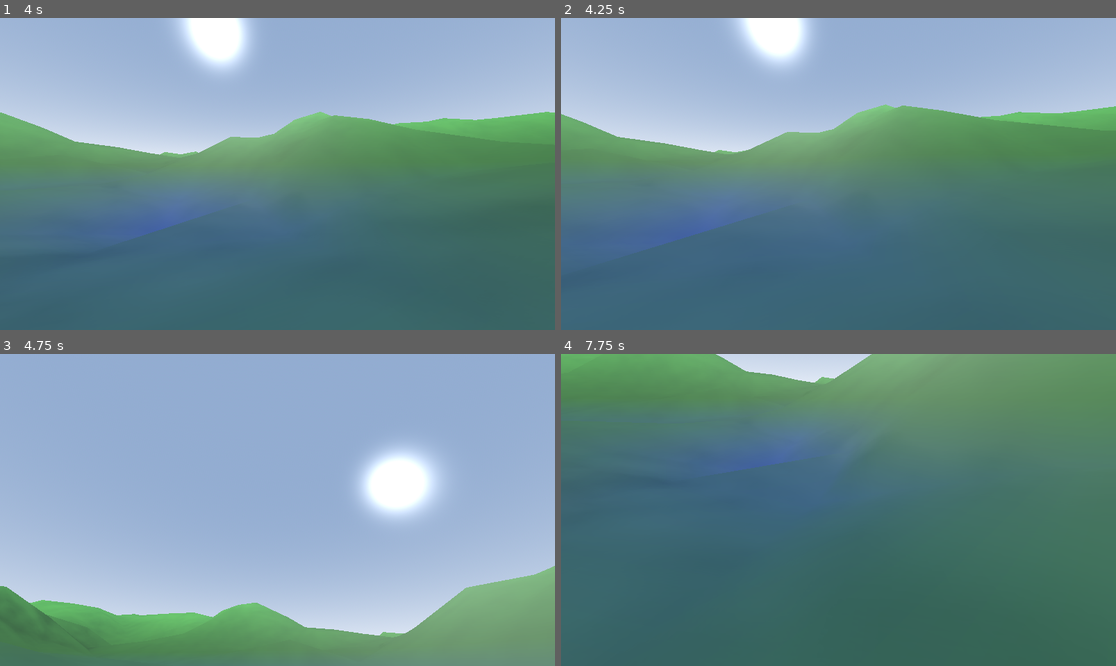
Above: before the commit, frames 1-4 (two rows, left to right).
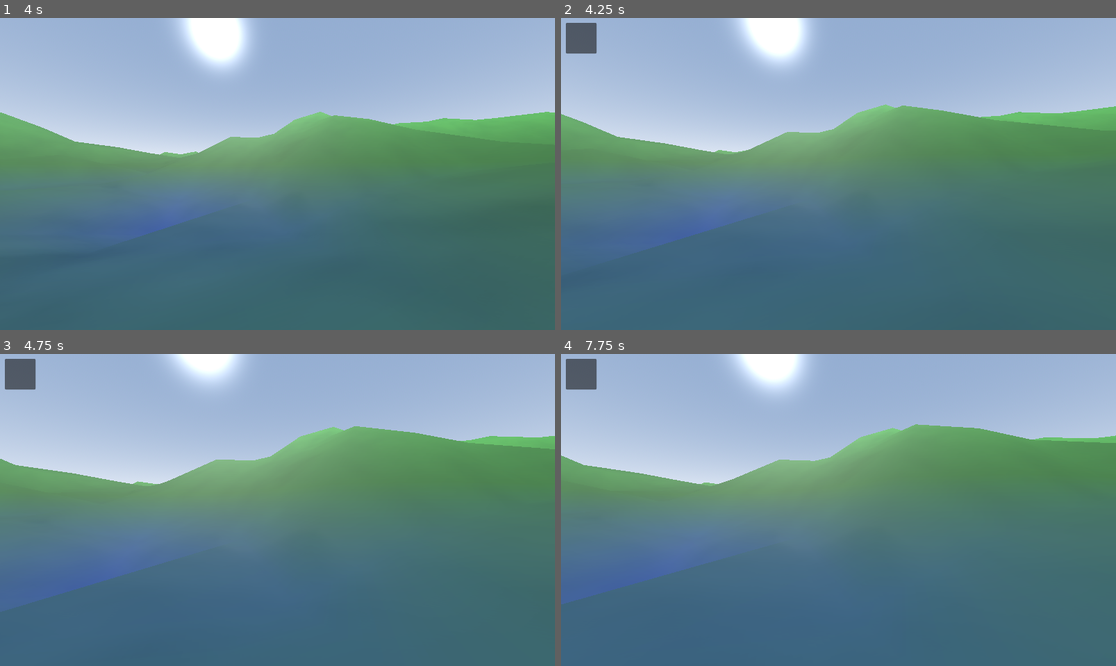
Above: after the commit, the same moments.

Repository: Zin-ful/muck2
Game: Godot game, scene res://main_world/world.tscn
The game is run twice, just before and just after one commit, with the same random seed, the same clock (stepped at 60 frames per second) and the same inputs.
Inputs (mouse positions are in pixels of both pictures, inside the frame that each line leads up to):
- Up to frame 1 (4 s): tap Enter at 0.5 s; move the mouse to (305, 174) at 0.52 s; hold Shift (sprint) 0.53-1.28 s; hold W (up) from 0.53 s (still down); click (305, 174) at 0.67 s; tap Space (jump) at 0.77, 1.52, 3.02, 3.77 s; move the mouse to (249, 174) at 1.27 s; tap Delete at 1.35, 2.85 s; click (249, 174) at 1.42 s; move the mouse to (288, 167) at 2.02 s; hold Shift (sprint) 2.03-2.78 s; click (288, 167) at 2.17 s; move the mouse to (271, 180) at 2.77 s; click (271, 180) at 2.92 s; move the mouse to (316, 177) at 3.52 s; hold Shift (sprint) from 3.53 s (still down); click (316, 177) at 3.67 s
- Up to frame 2 (4.25 s): keep holding W (up); keep holding Shift (sprint); tap Tab (menu) at 4.15 s
- Up to frame 3 (4.75 s): release W (up) at 4.25 s; release Shift (sprint) at 4.25 s; drag from (111, 463) to (194, 432) at 4.27 s
- Up to frame 4 (7.75 s): move the mouse to (866, 510) at 5.02 s; hold S (down) 5.03-5.75 s; hold Shift (sprint) 5.03-5.75 s; click (866, 510) at 5.17 s; drag from (755, 432) to (727, 525) at 5.77 s; move the mouse to (960, 494) at 6.52 s; hold W (up) 6.53-7.25 s; hold Shift (sprint) 6.53-7.25 s; click (960, 494) at 6.67 s; tap Space (jump) at 6.77 s; drag from (727, 525) to (810, 572) at 7.27 s

Frame 1 is identical in both runs. In frame 2, 0.6% of the frame differs, in the area x 0-7%, y 1-12%; in frame 3, 78%; in frame 4, 79%, in the area x 0-100%, y 0-100%.

Commit message:
added inventory

Diff:
--- /dev/null
+++ b/items/art/apple_item.tres
@@ -0,0 +1,7 @@
+[gd_resource type="AtlasTexture" format=3 uid="uid://dgjv24mn3nhb"]
+
+[ext_resource type="Texture2D" uid="uid://dk7kogdrmasgr" path="res://items/art/apple.png" id="1_23vup"]
+
+[resource]
+atlas = ExtResource("1_23vup")
+region = Rect2(0, 0, 32, 30)
--- /dev/null
+++ b/items/items/apple.tres
@@ -0,0 +1,16 @@
+[gd_resource type="Resource" script_class="ItemData" format=3 uid="uid://euf08lvorh43"]
+
+[ext_resource type="Script" uid="uid://cm5gkj1jqx4e7" path="res://scripts/inventory/item_data.gd" id="1_pv0u0"]
+[ext_resource type="Texture2D" uid="uid://dk7kogdrmasgr" path="res://items/art/apple.png" id="2_dumep"]
+
+[sub_resource type="AtlasTexture" id="AtlasTexture_xmv7l"]
+atlas = ExtResource("2_dumep")
+region = Rect2(0, 0, 32, 30)
+
+[resource]
+script = ExtResource("1_pv0u0")
+name = "Apple"
+description = "A tasty apple."
+stackable = true
+texture = SubResource("AtlasTexture_xmv7l")
+metadata/_custom_type_script = "uid://cm5gkj1jqx4e7"
--- a/main_world/world.tscn
+++ b/main_world/world.tscn
@@ -2,7 +2,7 @@
 
 [ext_resource type="Shader" uid="uid://b8n8wuyhmxobo" path="res://shaders/terrain.gdshader" id="1_2bt3h"]
 [ext_resource type="Script" uid="uid://c0n8ltsklovba" path="res://scripts/terrain.gd" id="2_1eufj"]
-[ext_resource type="PackedScene" uid="uid://djb4g7qmhdvvg" path="res://main_world/player.tscn" id="3_1eufj"]
+[ext_resource type="PackedScene" uid="uid://djb4g7qmhdvvg" path="res://scenes/player/player.tscn" id="3_1eufj"]
 
 [sub_resource type="ProceduralSkyMaterial" id="ProceduralSkyMaterial_tlwt5"]
 
--- /dev/null
+++ b/scenes/player/inventory.gd
@@ -0,0 +1,22 @@
+extends PanelContainer
+
+
+const Slot = preload("uid://cscglddjwgx7y")
+@onready var item_grid: GridContainer = $MarginContainer/ItemGrid
+
+
+func set_inventory_data(inventory_data: InventoryData):
+	if not inventory_data:
+		push_error("Did not assign inventory to player, dumbass")
+	else:
+		populate_item_grid(inventory_data.slot_datas)
+
+func populate_item_grid(slot_datas: Array[SlotData]) -> void:
+	for child in item_grid.get_children():
+		child.queue_free()
+	for slot_data in slot_datas:
+		var slot = Slot.instantiate()
+		item_grid.add_child(slot)
+
+		if slot_data:
+			slot.set_slot_data(slot_data)
--- /dev/null
+++ b/scenes/player/inventory.tscn
@@ -0,0 +1,20 @@
+[gd_scene format=3 uid="uid://cgbpkss51b80l"]
+
+[ext_resource type="Script" uid="uid://cuquwspcv7r15" path="res://scenes/player/inventory.gd" id="1_gdbw8"]
+
+[node name="Inventory" type="PanelContainer" unique_id=1008705583]
+custom_minimum_size = Vector2(64, 64)
+offset_right = 16.0
+offset_bottom = 16.0
+script = ExtResource("1_gdbw8")
+
+[node name="MarginContainer" type="MarginContainer" parent="." unique_id=1294515331]
+layout_mode = 2
+theme_override_constants/margin_left = 8
+theme_override_constants/margin_top = 8
+theme_override_constants/margin_right = 8
+theme_override_constants/margin_bottom = 8
+
+[node name="ItemGrid" type="GridContainer" parent="MarginContainer" unique_id=1187322432]
+layout_mode = 2
+columns = 6
--- /dev/null
+++ b/scenes/player/inventory_interface.gd
@@ -0,0 +1,6 @@
+extends Control
+@onready var player_inventory: PanelContainer = $PlayerInventory
+
+
+func set_player_inventory_data(inventory_data: InventoryData):
+	player_inventory.set_inventory_data(inventory_data)
--- a/main_world/player.tscn
+++ b/scenes/player/player.tscn
@@ -1,6 +1,8 @@
 [gd_scene format=3 uid="uid://djb4g7qmhdvvg"]
 
 [ext_resource type="Script" uid="uid://bpeot2m3et6n8" path="res://scripts/player.gd" id="1_4flbx"]
+[ext_resource type="PackedScene" uid="uid://cgbpkss51b80l" path="res://scenes/player/inventory.tscn" id="2_dovo2"]
+[ext_resource type="Script" uid="uid://c5d3ssv5jtvdw" path="res://scenes/player/inventory_interface.gd" id="2_gmlin"]
 
 [sub_resource type="SphereMesh" id="SphereMesh_sh265"]
 
@@ -27,3 +29,24 @@
 
 [node name="Body Model" type="MeshInstance3D" parent="BodyCollision" unique_id=161658840]
 mesh = SubResource("CapsuleMesh_onrkg")
+
+[node name="UI" type="CanvasLayer" parent="." unique_id=1232398804]
+
+[node name="InventoryInterface" type="Control" parent="UI" unique_id=127323162]
+visible = false
+layout_mode = 3
+anchors_preset = 15
+anchor_right = 1.0
+anchor_bottom = 1.0
+offset_left = 10.0
+offset_top = 10.0
+offset_right = 10.0
+offset_bottom = 10.0
+grow_horizontal = 2
+grow_vertical = 2
+script = ExtResource("2_gmlin")
+
+[node name="PlayerInventory" parent="UI/InventoryInterface" unique_id=520720171 instance=ExtResource("2_dovo2")]
+layout_mode = 0
+offset_right = 64.0
+offset_bottom = 64.0
--- /dev/null
+++ b/scenes/player/slot.gd
@@ -0,0 +1,15 @@
+extends PanelContainer
+
+
+@onready var quantity_label: Label = $QuantityLabel
+@onready var texture_rect: TextureRect = $MarginContainer/TextureRect
+
+
+func set_slot_data(slot_data: SlotData):
+	var item_data = slot_data.item_data
+	texture_rect.texture = item_data.texture
+	tooltip_text = "%s\n%s" % [item_data.name, item_data.description]
+
+	if slot_data.quantity > 1:
+		quantity_label.text = "x%s" % slot_data.quantity
+		quantity_label.show()
--- /dev/null
+++ b/scenes/player/slot.tscn
@@ -0,0 +1,29 @@
+[gd_scene format=3 uid="uid://cscglddjwgx7y"]
+
+[ext_resource type="Script" uid="uid://dmt35iapsoy83" path="res://scenes/player/slot.gd" id="1_gm41d"]
+
+[node name="Slot" type="PanelContainer" unique_id=866727016]
+custom_minimum_size = Vector2(64, 64)
+offset_right = 36.0
+offset_bottom = 35.0
+script = ExtResource("1_gm41d")
+
+[node name="MarginContainer" type="MarginContainer" parent="." unique_id=475272057]
+layout_mode = 2
+theme_override_constants/margin_left = 4
+theme_override_constants/margin_top = 4
+theme_override_constants/margin_right = 4
+theme_override_constants/margin_bottom = 4
+
+[node name="TextureRect" type="TextureRect" parent="MarginContainer" unique_id=1876888990]
+layout_mode = 2
+expand_mode = 1
+stretch_mode = 5
+
+[node name="QuantityLabel" type="Label" parent="." unique_id=479556085]
+visible = false
+layout_mode = 2
+size_flags_vertical = 1
+text = "x99
+"
+horizontal_alignment = 2
--- a/testworld.tscn
+++ b/scenes/testworld.tscn
@@ -1,7 +1,9 @@
 [gd_scene format=3 uid="uid://cxkjbs55yvojy"]
 
-[ext_resource type="PackedScene" uid="uid://djb4g7qmhdvvg" path="res://main_world/player.tscn" id="1_mfyh1"]
-[ext_resource type="PackedScene" uid="uid://usf07c765u01" path="res://main_world/apple.tscn" id="2_7vjtm"]
+[ext_resource type="PackedScene" uid="uid://djb4g7qmhdvvg" path="res://scenes/player/player.tscn" id="1_cf6i8"]
+[ext_resource type="Script" uid="uid://c663tmxr6tpct" path="res://scenes/world.gd" id="1_y0jy5"]
+[ext_resource type="PackedScene" uid="uid://usf07c765u01" path="res://scenes/apple.tscn" id="2_y0jy5"]
+[ext_resource type="Resource" uid="uid://cybgujlwyswrh" path="res://testinv.tres" id="3_4ccfe"]
 
 [sub_resource type="Environment" id="Environment_mfyh1"]
 background_mode = 1
@@ -13,12 +15,14 @@
 [sub_resource type="BoxMesh" id="BoxMesh_7vjtm"]
 
 [node name="TESTWORLD" type="Node3D" unique_id=417232887]
+script = ExtResource("1_y0jy5")
 
 [node name="WorldEnvironment" type="WorldEnvironment" parent="." unique_id=87394918]
 environment = SubResource("Environment_mfyh1")
 
-[node name="Player" parent="." unique_id=505836811 instance=ExtResource("1_mfyh1")]
+[node name="Player" parent="." unique_id=505836811 instance=ExtResource("1_cf6i8")]
 transform = Transform3D(1, 0, 0, 0, 1, 0, 0, 0, 1, 0, 0.92973304, 0)
+inventory_data = ExtResource("3_4ccfe")
 WALK_SPEED = 1.575
 SPRINT_SPEED = 4.17
 JUMP_VELOCITY = 3.745
@@ -37,5 +41,5 @@
 [node name="DirectionalLight3D" type="DirectionalLight3D" parent="." unique_id=1340484808]
 transform = Transform3D(1, 0, 0, 0, 0.41213465, 0.911123, 0, -0.911123, 0.41213465, 0, 18.466604, 0)
 
-[node name="apple" parent="." unique_id=300294034 instance=ExtResource("2_7vjtm")]
+[node name="apple" parent="." unique_id=300294034 instance=ExtResource("2_y0jy5")]
 transform = Transform3D(1, 0, 0, 0, 1, 0, 0, 0, 1, 2, -0.17271411, -2)
--- /dev/null
+++ b/scenes/world.gd
@@ -0,0 +1,9 @@
+extends Node3D
+
+@onready var player: CharacterBody3D = $Player
+var inventory_interface: Control
+
+func _ready():
+	inventory_interface = player.inventory_interface
+
+	inventory_interface.set_player_inventory_data(player.inventory_data)
--- /dev/null
+++ b/scripts/inventory/slot_data.gd
@@ -0,0 +1,13 @@
+extends Resource
+class_name SlotData
+
+const MAX_STACK_SIZE: int = 99
+
+@export var item_data: ItemData
+@export_range(1, MAX_STACK_SIZE) var quantity: int = 1: set = set_quantity
+
+func set_quantity(value: int) -> void:
+	quantity = value
+	if quantity > 1 and not item_data.stackable:
+		quantity = 1
+		push_error("%s is not stackable, setting to 1", item_data.name)
--- a/scripts/player.gd
+++ b/scripts/player.gd
@@ -1,4 +1,8 @@
 extends CharacterBody3D
+
+@onready var inventory_interface: Control = $UI/InventoryInterface
+
+@export var inventory_data: InventoryData
 
 var speed
 @export var WALK_SPEED = 5.0
@@ -54,8 +58,10 @@
 	if Input.is_action_just_pressed("menu"):
 		if Input.get_mouse_mode() == Input.MOUSE_MODE_VISIBLE:
 			Input.set_mouse_mode(Input.MOUSE_MODE_CAPTURED)
+			inventory_interface.visible = false
 		else:
 			Input.set_mouse_mode(Input.MOUSE_MODE_VISIBLE)
+			inventory_interface.visible = true
 
 	var input_dir = Input.get_vector("left", "right", "up", "down")
 	var direction = (head.transform.basis * transform.basis * Vector3(input_dir.x, 0, input_dir.y)).normalized()
--- a/scripts/slot_data.gd
+++ /dev/null
@@ -1,7 +0,0 @@
-extends Resource
-class_name SlotData
-
-const MAX_STACK_SIZE: int = 99
-
-@export var item_data: ItemData
-@export_range(1, MAX_STACK_SIZE) var quantity: int = 1
--- /dev/null
+++ b/testinv.tres
@@ -0,0 +1,22 @@
+[gd_resource type="Resource" script_class="InventoryData" format=3 uid="uid://cybgujlwyswrh"]
+
+[ext_resource type="Script" uid="uid://dx8d21aixosme" path="res://scripts/inventory/inventory_data.gd" id="1_6qe0x"]
+[ext_resource type="Script" uid="uid://bxivw6ne2obsm" path="res://scripts/inventory/slot_data.gd" id="2_5y35e"]
+[ext_resource type="Resource" uid="uid://euf08lvorh43" path="res://items/items/apple.tres" id="3_5y35e"]
+
+[sub_resource type="Resource" id="Resource_5y35e"]
+script = ExtResource("2_5y35e")
+item_data = ExtResource("3_5y35e")
+quantity = 7
+metadata/_custom_type_script = "uid://bxivw6ne2obsm"
+
+[sub_resource type="Resource" id="Resource_v8hu0"]
+script = ExtResource("2_5y35e")
+item_data = ExtResource("3_5y35e")
+quantity = null
+metadata/_custom_type_script = "uid://bxivw6ne2obsm"
+
+[resource]
+script = ExtResource("1_6qe0x")
+slot_datas = Array[ExtResource("2_5y35e")]([null, null, null, SubResource("Resource_5y35e"), null, null, null, null, null, SubResource("Resource_v8hu0"), null, null, null, null, null, null, null, null])
+metadata/_custom_type_script = "uid://dx8d21aixosme"
Binary file added: items/art/apple.png
Not shown, added: items/art/apple.png.import
Renamed: main_world/apple.tscn -> scenes/apple.tscn
Not shown, added: scenes/player/inventory.gd.uid
Not shown, added: scenes/player/inventory_interface.gd.uid
Not shown, added: scenes/player/slot.gd.uid
Not shown, added: scenes/world.gd.uid
Renamed: scripts/inventory_data.gd -> scripts/inventory/inventory_data.gd
Renamed: scripts/inventory_data.gd.uid -> scripts/inventory/inventory_data.gd.uid
Renamed: scripts/item_data.gd -> scripts/inventory/item_data.gd
Renamed: scripts/item_data.gd.uid -> scripts/inventory/item_data.gd.uid
Renamed: scripts/slot_data.gd.uid -> scripts/inventory/slot_data.gd.uid
